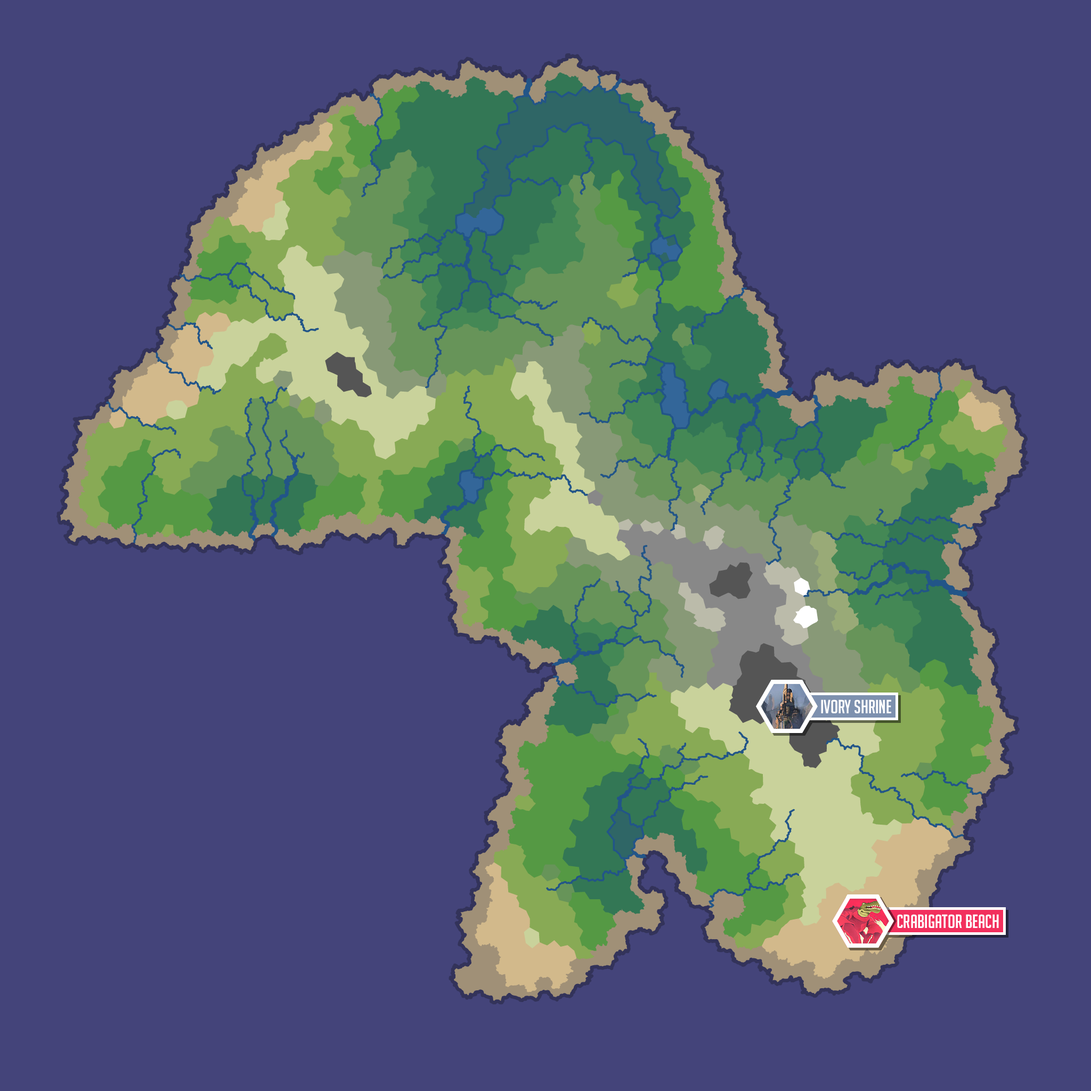
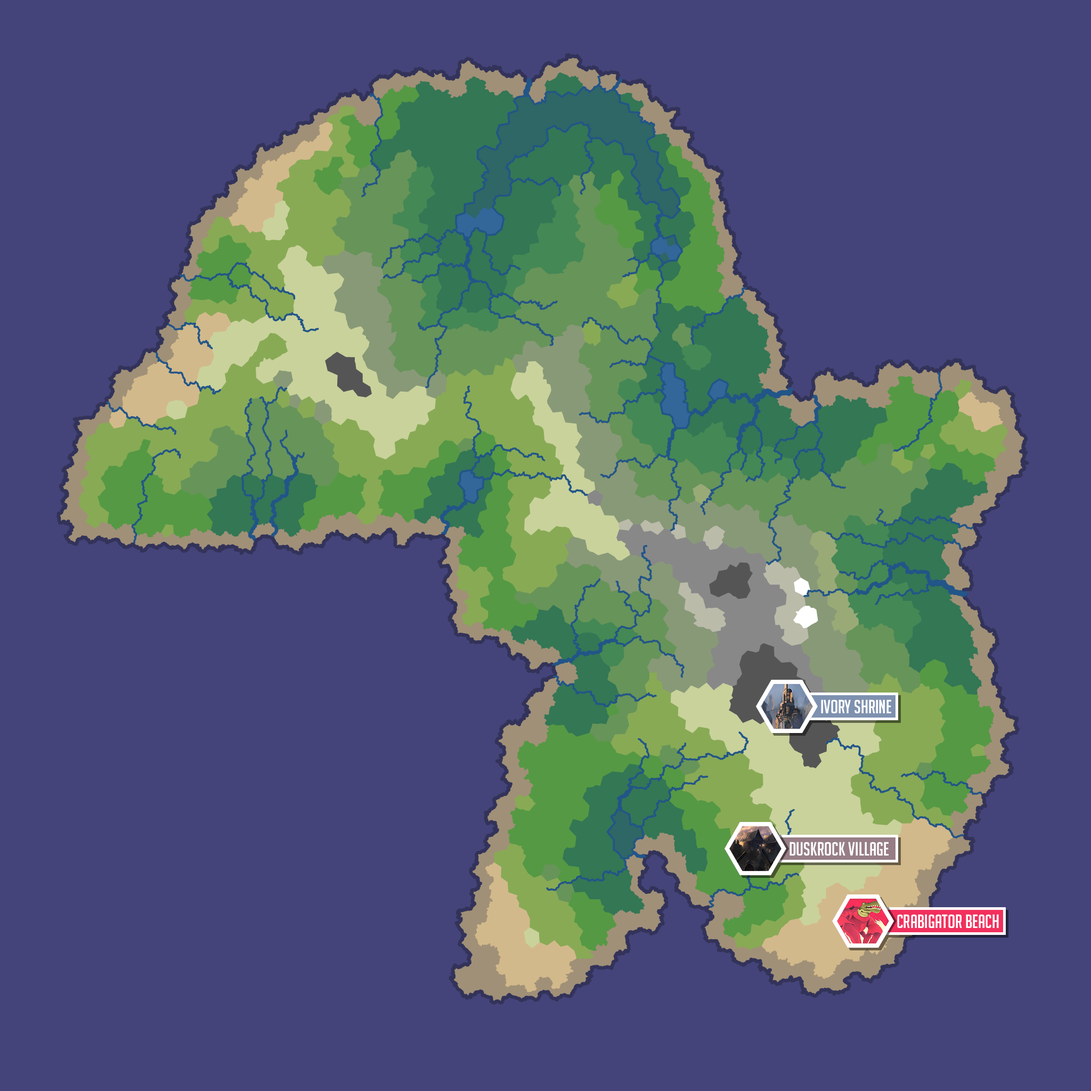
The second 1091 × 1091 image is a revision of the first. Changes to its layers:
added group "Starting Area" with 11 layers above "Beach" over (724, 822, 902, 879)
added group "Location Tag" (2nd of 3, in "Starting Area") with 10 layers in group "Starting Area" over (724, 822, 902, 879)
added group "Icon" (2nd of 3, in "Starting Area" › "Location Tag") with 3 layers in group "Location Tag" over (724, 822, 807, 879)
added layer "Location Icon Border" (2nd of 3, in "Starting Area" › "Location Tag" › "Icon") in group "Icon" over (724, 822, 787, 876)
added layer "houses-fantasy-art-artwork-village-1920x1200-wallpaper_www.wall321.com_28" in group "Icon" over (724, 825, 807, 879)
added layer "Location Icon Inner" (2nd of 3, in "Starting Area" › "Location Tag" › "Icon") in group "Icon" over (724, 822, 787, 876)
added layer "Icon Shadow" (1st of 2, in "Starting Area" › "Location Tag") (50%) in group "Location Tag" over (727, 822, 790, 876)
added group "Name" (2nd of 3, in "Starting Area" › "Location Tag") with 3 layers in group "Location Tag" over (774, 835, 899, 863)
added layer "Duskrock village" in group "Name" over (789, 842, 889, 856)
added layer "Location Name Border" (2nd of 3, in "Starting Area" › "Location Tag" › "Name") in group "Name" over (774, 835, 899, 863)
added layer "Location Name Inner" (2nd of 3, in "Starting Area" › "Location Tag" › "Name") in group "Name" over (774, 835, 899, 863)
added layer "Location Tag copy" (1st of 2, in "Starting Area" › "Location Tag") (50%) in group "Location Tag" over (727, 825, 902, 879)
